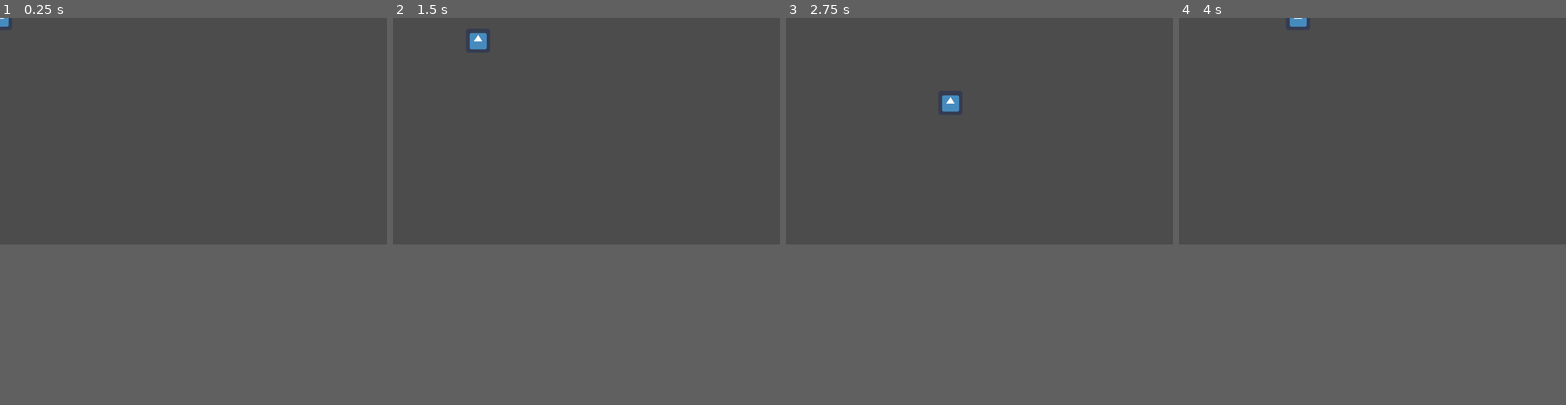
Above: before the commit, frames 1-4 (left to right).
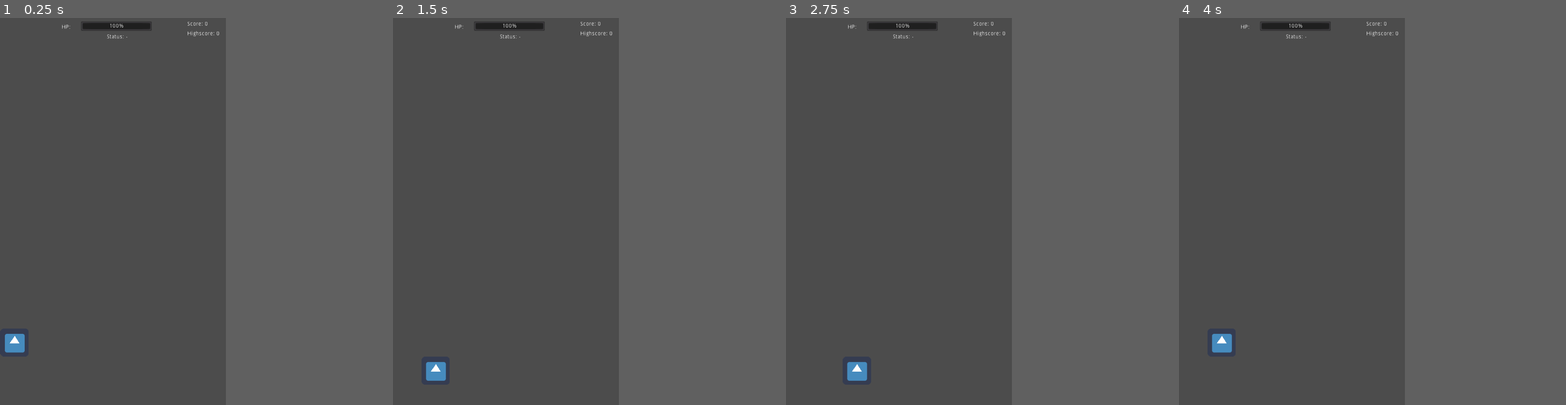
Above: after the commit, the same moments.

Repository: elonsquidion/Fall-into-the-Red-Herring
Game: Godot game, scene res://Scenes/main.tscn
The game is run twice, just before and just after one commit, with the same random seed, the same clock (stepped at 60 frames per second) and the same inputs. The engine's default icon, where the game draws it, is replaced by a stand-in: a white triangle on a blue panel in a dark square.
Inputs:
- Up to frame 1 (0.25 s): no input
- Up to frame 2 (1.5 s): tap Enter at 0.5 s; hold D (right) 0.53-1.28 s; tap Space (activate_buff) at 0.6, 1.35 s; hold S (down) from 1.28 s (still down)
- Up to frame 3 (2.75 s): release S (down) at 2.03 s; hold D (right) from 2.03 s (still down); tap Space (activate_buff) at 2.1 s
- Up to frame 4 (4 s): release D (right) at 2.78 s; hold W (up) 2.78-3.53 s; tap Space (activate_buff) at 2.85, 3.6 s; hold A (left) from 3.53 s (still down)
The window is 800x468 before the commit and 467x800 after it. Grey fills any space a smaller window leaves; there, only what the larger window draws over its background counts as a difference.

The runs differ from the first frame. In frame 1, 0.7% of the frame differs, in the area x 0-57%, y 0-87%; in frame 2, 0.9%; in frame 3, 0.9%, in the area x 15-57%, y 1-94%; in frame 4, 0.7%.

Commit message:
before_highscore

Diff:
--- a/root/Assets/Script/Player.gd
+++ b/root/Assets/Script/Player.gd
@@ -1,16 +1,59 @@
 extends KinematicBody2D
 
-export (int) var speed = 300
+signal buff_activated(status)
+
+export (int) var hit_points = 5
+
+var score = 0
+var highscore = 0
 var direction = Vector2.ZERO
 var movement = Vector2.ZERO
 
+func _ready():
+	pass
+
 func buff():
+	if hit_points == 0:
+		return false
+	else:
+		emit_signal("buff_activated", "Buff")
+	# kasih percabangan di sini, si user mau buff yang mana
+
+func debuff():
+	emit_signal("buff_activated", "Debuff")
+	# kasih percabangan juga sama
+
+func shield():
+	pass
+
+func immune():
+	pass
+
+func movement_speed():
+	pass
+
+func reverse():
+	pass
+
+func blindness():
+	pass
+
+func slow_movement():
 	pass
 
 func mechanics():
-	direction.x = Input.get_action_strength("right") - Input.get_action_strength("left")
-	direction.y = Input.get_action_strength("down") - Input.get_action_strength("up")
-	movement = speed * direction
+	if Input.is_action_just_pressed("right"):
+		global_position.x += 70
+	elif Input.is_action_just_pressed("left"):
+		global_position.x -= 70
+
+	if Input.is_action_just_pressed("down"):
+		global_position.y += 70
+	elif Input.is_action_just_pressed("up"):
+		global_position.y -= 70
+
+func _process(delta):
+	highscore = max(highscore, score)
 
 func _physics_process(_delta):
 	mechanics()
@@ -19,3 +62,10 @@
 		buff()
 
 	movement = move_and_slide(movement)
+
+func take_damage(body, damage):
+	var hp_bar = body.get_parent().get_node("HP Bar")
+	body.hit_points -= damage
+	hp_bar.value = body.hit_points
+	if body.hit_points == 0:
+		body.get_tree().reload_current_scene()
--- /dev/null
+++ b/root/Assets/Script/Score.gd
@@ -0,0 +1,4 @@
+extends Label
+
+func score(new_score):
+	text = "Score: " + str(new_score)
--- /dev/null
+++ b/root/Assets/Script/Spike Setter.gd
@@ -0,0 +1,18 @@
+extends Node2D
+
+var spawn_positions = null
+var spike = preload("res://Scenes/Spike.tscn")
+
+func _ready():
+	randomize()
+	spawn_positions = $"Spike Positions".get_children()
+
+func _on_Timer_timeout():
+	var spike_instance = spike.instance()
+	var index = randi() % spawn_positions.size()
+	spike_instance.global_position = spawn_positions[index].global_position
+	if index == 0 or index == 2:
+		spike_instance.scale.x = 5
+	else:
+		spike_instance.scale.x = 7
+	add_child(spike_instance)
--- /dev/null
+++ b/root/Assets/Script/Spike.gd
@@ -0,0 +1,17 @@
+extends Area2D
+
+onready var timer = get_node("Timer")
+var player = preload("res://Scenes/Player.tscn")
+var is_passed = false
+
+func passed(is_passed):
+	return is_passed
+
+func _ready():
+	var player_instance = player.instance()
+	connect("body_entered", player_instance, "take_damage", [1])
+	timer.connect("timeout", self, "spike_down")
+	timer.start(0.2)
+
+func spike_down():
+	position.y += 64
--- /dev/null
+++ b/root/Assets/Script/Status.gd
@@ -0,0 +1,13 @@
+extends Label
+
+
+onready var timer = get_node("Buff Time")
+onready var player = get_parent().get_node("Player")
+
+
+func _on_Player_buff_activated(status):
+	text = "Status: " + status
+	timer.start(5)
+
+func _on_Buff_Time_timeout():
+	player.emit_signal("buff_activated", "-")
--- /dev/null
+++ b/root/Assets/Script/main.gd
@@ -0,0 +1,10 @@
+extends Node2D
+
+func _ready():
+	pass
+
+func _physics_process(delta):
+	pass
+
+func _on_Vanisher_area_entered(area):
+	area.queue_free()
--- a/root/Scenes/Player.tscn
+++ b/root/Scenes/Player.tscn
@@ -4,14 +4,14 @@
 [ext_resource path="res://icon.png" type="Texture" id=2]
 
 [sub_resource type="RectangleShape2D" id=1]
-extents = Vector2( 30.5, 30.625 )
+extents = Vector2( 35, 35 )
 
 [node name="Player" type="KinematicBody2D"]
 script = ExtResource( 1 )
 
 [node name="Player Collison" type="CollisionShape2D" parent="."]
-position = Vector2( -0.5, 1 )
 shape = SubResource( 1 )
 
 [node name="Sprite" type="Sprite" parent="."]
+scale = Vector2( 1.09375, 1.07812 )
 texture = ExtResource( 2 )
--- /dev/null
+++ b/root/Scenes/Spike Setter.tscn
@@ -0,0 +1,23 @@
+[gd_scene load_steps=2 format=2]
+
+[ext_resource path="res://Assets/Script/Spike Setter.gd" type="Script" id=1]
+
+[node name="Spike Setter" type="Node2D"]
+script = ExtResource( 1 )
+
+[node name="Spike Positions" type="Node2D" parent="."]
+
+[node name="Left" type="Position2D" parent="Spike Positions"]
+position = Vector2( 210, 0 )
+
+[node name="Right" type="Position2D" parent="Spike Positions"]
+position = Vector2( 350, 0 )
+
+[node name="Center" type="Position2D" parent="Spike Positions"]
+position = Vector2( 280, 0 )
+
+[node name="Timer" type="Timer" parent="."]
+wait_time = 2.0
+autostart = true
+
+[connection signal="timeout" from="Timer" to="." method="_on_Timer_timeout"]
--- /dev/null
+++ b/root/Scenes/Spike.tscn
@@ -0,0 +1,30 @@
+[gd_scene load_steps=4 format=2]
+
+[ext_resource path="res://Assets/Script/Spike.gd" type="Script" id=1]
+
+[sub_resource type="RectangleShape2D" id=1]
+extents = Vector2( 35, 35 )
+
+[sub_resource type="RectangleShape2D" id=2]
+extents = Vector2( 262.5, 5.25 )
+
+[node name="Spike" type="Area2D"]
+script = ExtResource( 1 )
+
+[node name="Spike Area" type="CollisionShape2D" parent="."]
+shape = SubResource( 1 )
+__meta__ = {
+"_editor_description_": ""
+}
+
+[node name="Timer" type="Timer" parent="."]
+
+[node name="Point Area" type="Area2D" parent="."]
+
+[node name="Left" type="CollisionShape2D" parent="Point Area"]
+position = Vector2( -297.5, -19.25 )
+shape = SubResource( 2 )
+
+[node name="Right" type="CollisionShape2D" parent="Point Area"]
+position = Vector2( 297.5, -19.25 )
+shape = SubResource( 2 )
--- a/root/Scenes/main.tscn
+++ b/root/Scenes/main.tscn
@@ -1,7 +1,82 @@
-[gd_scene load_steps=2 format=2]
+[gd_scene load_steps=9 format=2]
 
-[ext_resource path="res://Scenes/Player.tscn" type="PackedScene" id=1]
+[ext_resource path="res://icon.png" type="Texture" id=1]
+[ext_resource path="res://Assets/Script/main.gd" type="Script" id=2]
+[ext_resource path="res://Scenes/Spike Setter.tscn" type="PackedScene" id=3]
+[ext_resource path="res://Assets/Script/Status.gd" type="Script" id=4]
+[ext_resource path="res://Assets/Script/Score.gd" type="Script" id=5]
+[ext_resource path="res://Assets/Script/Player.gd" type="Script" id=6]
+
+[sub_resource type="RectangleShape2D" id=1]
+extents = Vector2( 35, 35 )
+
+[sub_resource type="RectangleShape2D" id=2]
+extents = Vector2( 279.875, 2.5 )
 
 [node name="main" type="Node2D"]
+script = ExtResource( 2 )
 
-[node name="Player" parent="." instance=ExtResource( 1 )]
+[node name="Player" type="KinematicBody2D" parent="."]
+position = Vector2( 35, 805 )
+script = ExtResource( 6 )
+
+[node name="Player Collison" type="CollisionShape2D" parent="Player"]
+shape = SubResource( 1 )
+
+[node name="Sprite" type="Sprite" parent="Player"]
+scale = Vector2( 1.09375, 1.07812 )
+texture = ExtResource( 1 )
+
+[node name="HP Bar" type="ProgressBar" parent="."]
+margin_left = 200.0
+margin_top = 8.0
+margin_right = 376.0
+margin_bottom = 32.0
+max_value = 5.0
+value = 5.0
+allow_lesser = true
+
+[node name="HP" type="RichTextLabel" parent="HP Bar"]
+margin_left = -48.0
+margin_top = 8.0
+margin_right = 40.0
+margin_bottom = 24.0
+text = "HP:"
+
+[node name="Buff Status" type="Label" parent="."]
+margin_left = 264.0
+margin_top = 40.0
+margin_right = 353.0
+margin_bottom = 54.0
+text = "Status: -"
+script = ExtResource( 4 )
+
+[node name="Buff Time" type="Timer" parent="Buff Status"]
+wait_time = 5.0
+one_shot = true
+
+[node name="Score" type="Label" parent="."]
+margin_left = 464.0
+margin_top = 8.0
+margin_right = 515.0
+margin_bottom = 22.0
+text = "Score: 0"
+script = ExtResource( 5 )
+
+[node name="Highscore" type="Label" parent="."]
+margin_left = 464.0
+margin_top = 32.0
+margin_right = 544.0
+margin_bottom = 46.0
+text = "Highscore: 0"
+
+[node name="Vanisher" type="Area2D" parent="."]
+
+[node name="Area Vanisher" type="CollisionShape2D" parent="Vanisher"]
+position = Vector2( 280, 960 )
+shape = SubResource( 2 )
+
+[node name="Spike Setter" parent="." instance=ExtResource( 3 )]
+
+[connection signal="timeout" from="Buff Status/Buff Time" to="Buff Status" method="_on_Buff_Time_timeout"]
+[connection signal="area_entered" from="Vanisher" to="." method="_on_Vanisher_area_entered"]
--- a/root/project.godot
+++ b/root/project.godot
@@ -14,6 +14,14 @@
 run/main_scene="res://Scenes/main.tscn"
 config/icon="res://icon.png"
 <<<<<<<Updatedupstreamconfig/name="Fall into the Red Herring"
+
+[display]
+
+window/size/width=560
+window/size/height=960
+window/handheld/orientation="portrait"
+window/stretch/mode="2d"
+window/stretch/aspect="keep"
 
 [gui]
 
Binary file added: root/Assets/Character/photo-1603366615917-1fa6dad5c4fa.jpeg
Not shown, added: root/Assets/Character/photo-1603366615917-1fa6dad5c4fa.jpeg.import
